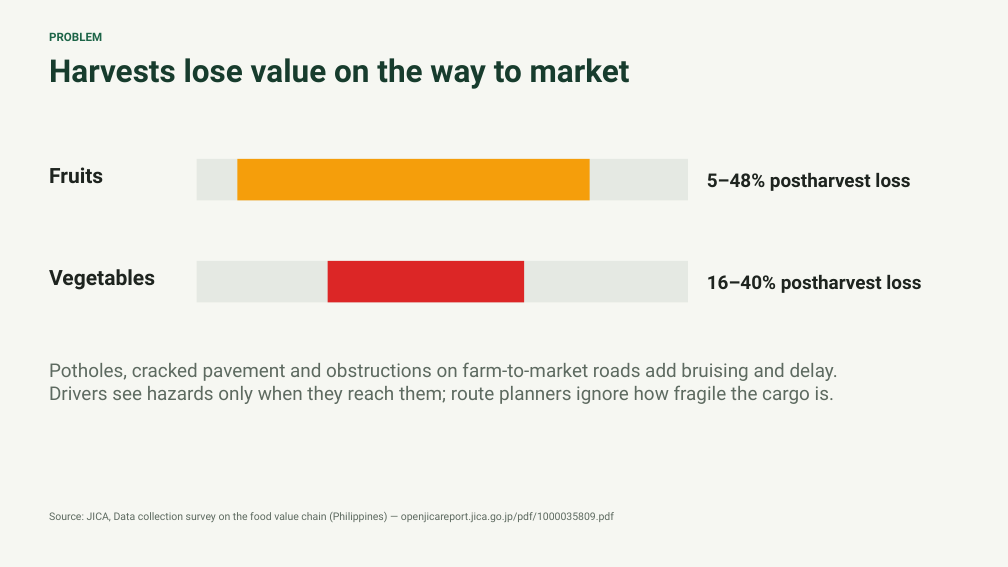
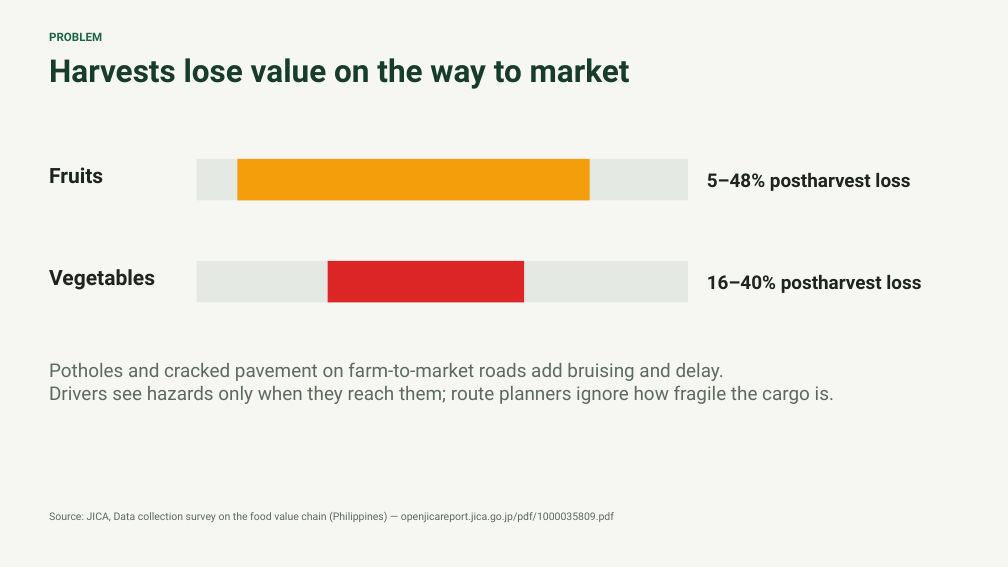
Before and after one commit to Nezraaaa/AniRoute, a slide deck: slide 2 of presentation/AniRoute_CSST106.pptx. Drawn at 1008x567 pixels with LibreOffice and Linux fonts; fonts in the diff are those of the drawing. Boxes give left, top, right and bottom in pixels: in the first picture for what was removed or moved away, otherwise in the second. Text is boxed around its words. In the diff, an @@ line names an element or a change of style, - is before the commit and + after.

```diff
--- a/presentation/AniRoute_CSST106.pptx
+++ b/presentation/AniRoute_CSST106.pptx
@@ text at <box>49,362,724,381</box>: text changed @@
-Potholes, cracked pavement and obstructions on farm-to-market roads add bruising and delay.
+Potholes and cracked pavement on farm-to-market roads add bruising and delay.
```
Also in this commit, not shown: 5 other slides changed, 37 other files.
